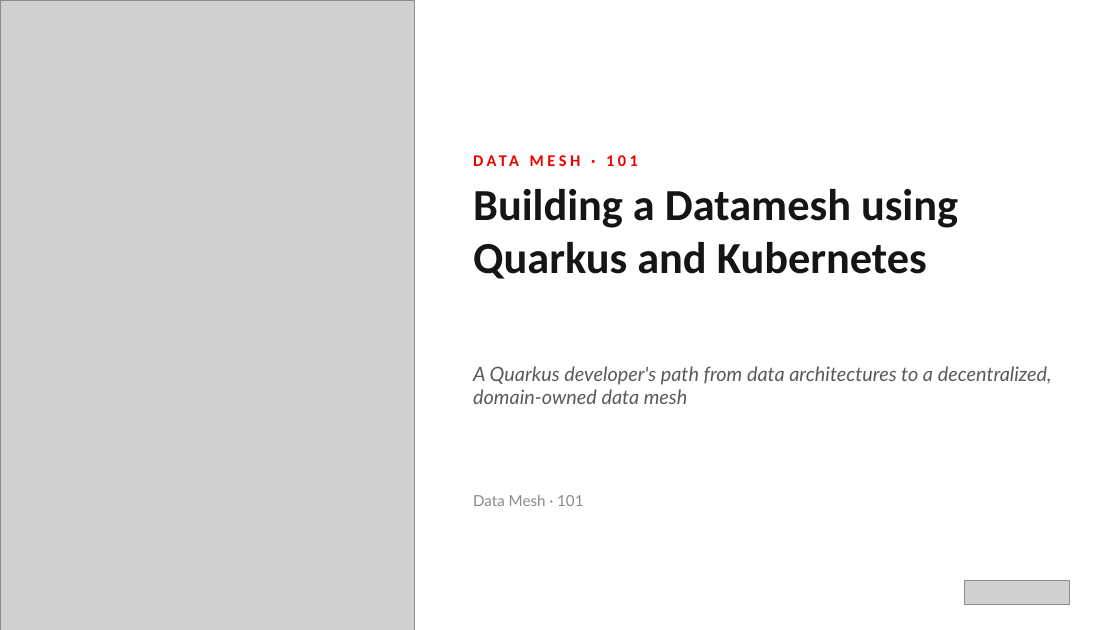
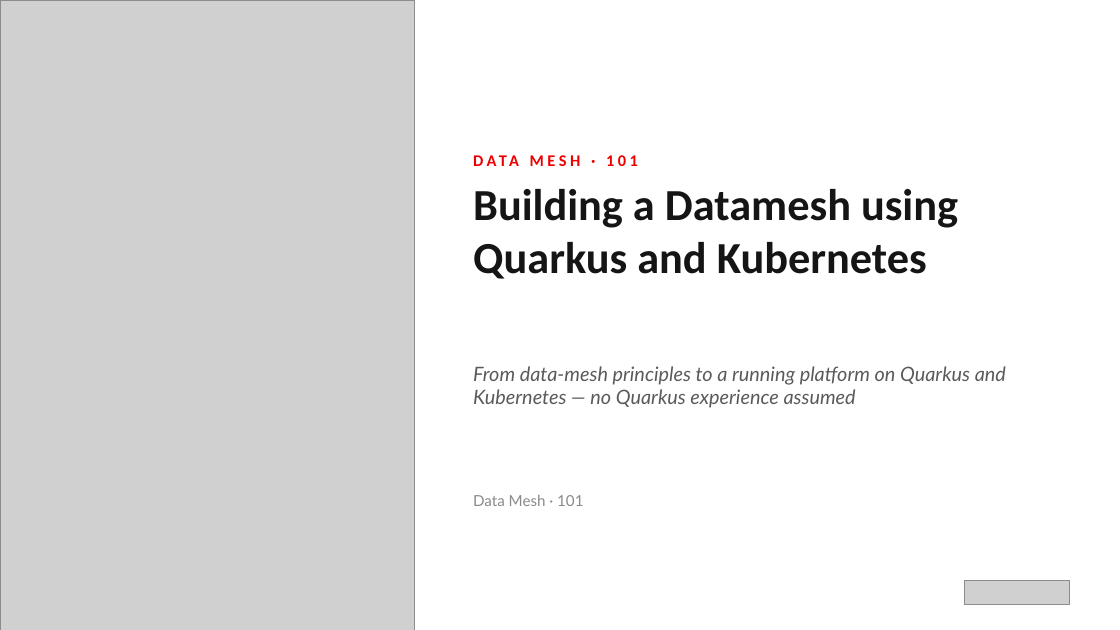
Before and after one commit to patterncatalyst/datamesh-reference-arch-quarkus, a slide deck: slide 1 of presentation/datamesh-101/Datamesh_101-r1.0.pptx. Drawn at 1120x630 pixels with LibreOffice and Linux fonts; fonts in the diff are those of the drawing; grey boxes stand for pictures. Boxes give left, top, right and bottom in pixels: in the first picture for what was removed or moved away, otherwise in the second. Text is boxed around its words. In the diff, an @@ line names an element or a change of style, - is before the commit and + after.

```diff
--- a/presentation/datamesh-101/Datamesh_101-r1.0.pptx
+++ b/presentation/datamesh-101/Datamesh_101-r1.0.pptx
@@ text at bbox=[473, 366, 1006, 408]: text changed @@
-A Quarkus developer's path from data architectures to a decentralized, domain-owned data mesh
+From data-mesh principles to a running platform on Quarkus and Kubernetes — no Quarkus experience assumed
```
Also in this commit, not shown: 3 other files.
